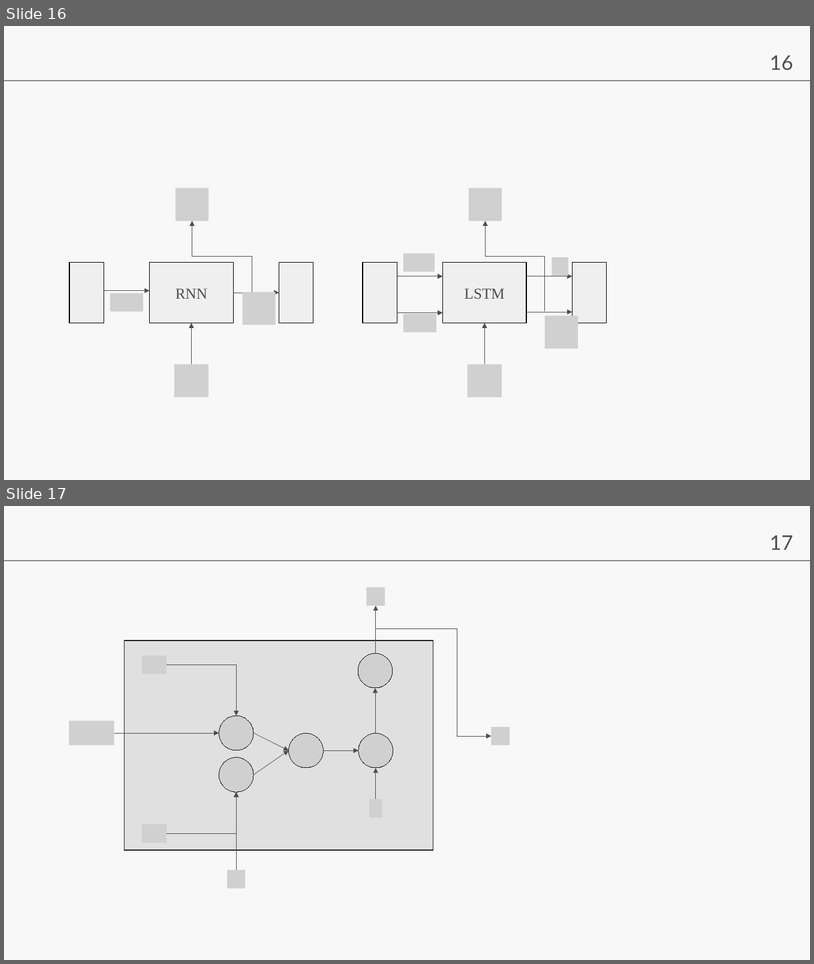
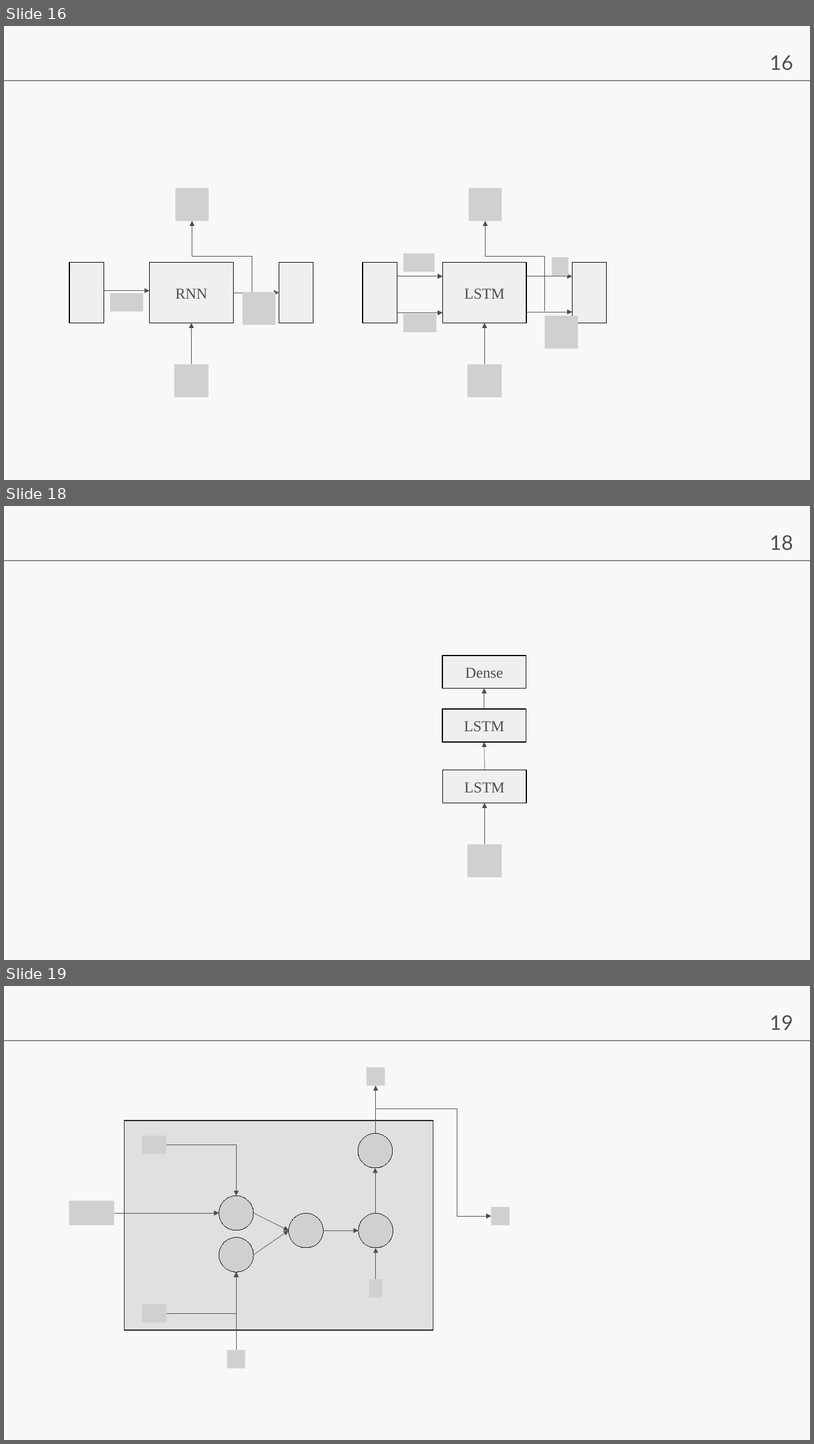
Before and after one commit to lvzeyu/css_nlp, a slide deck: ppt.pptx. Shown one above the other, each under a label of ours: slides 16 and 17 before the commit, slides 16, 18 and 19 after it; the slides between them are not shown. The pictures are 814x964 and 814x1444 pixels, drawn with LibreOffice and Linux fonts; fonts in the diff are those of the drawing; grey boxes stand for pictures. Boxes give left, top, right and bottom in pixels: in the first picture for what was removed or moved away, otherwise in the second. Text is boxed around its words. In the diff, an @@ line names an element or a change of style, - is before the commit and + after.

Commit message:
LSTM

```diff
--- a/ppt.pptx
+++ b/ppt.pptx
@@ slide 18 added at bbox=[4, 506, 810, 960], background #F8F8F8; not listed: 2 template elements that a slide beside it also shows @@
@@ rectangle added at bbox=[443, 655, 527, 688], fill #EFEFEF, outline #000000 1 pt, 18 pt, text #4D4D4D @@
+Dense
@@ arrow added from (485, 709) to (485, 688), #4D4D4D 0.5 pt @@
@@ rectangle added at bbox=[443, 709, 527, 741], fill #EFEFEF, outline #000000 1 pt, 18 pt, text #4D4D4D @@
+LSTM
@@ arrow added from (485, 770) to (485, 742), #4D4D4D 0.5 pt @@
@@ rectangle added at bbox=[443, 770, 527, 802], fill #EFEFEF, outline #000000 1 pt, 18 pt, text #4D4D4D @@
+LSTM
@@ arrow added from (485, 844) to (485, 803), #4D4D4D 0.5 pt @@
@@ picture added at bbox=[468, 844, 503, 877] @@
@@ what was slide 17 is now slide 19 @@
@@ page number at bbox=[770, 1015, 794, 1030]: text changed @@
-17
+19
```
Also in this commit, not shown: 1 other slide added, 54 other files.
